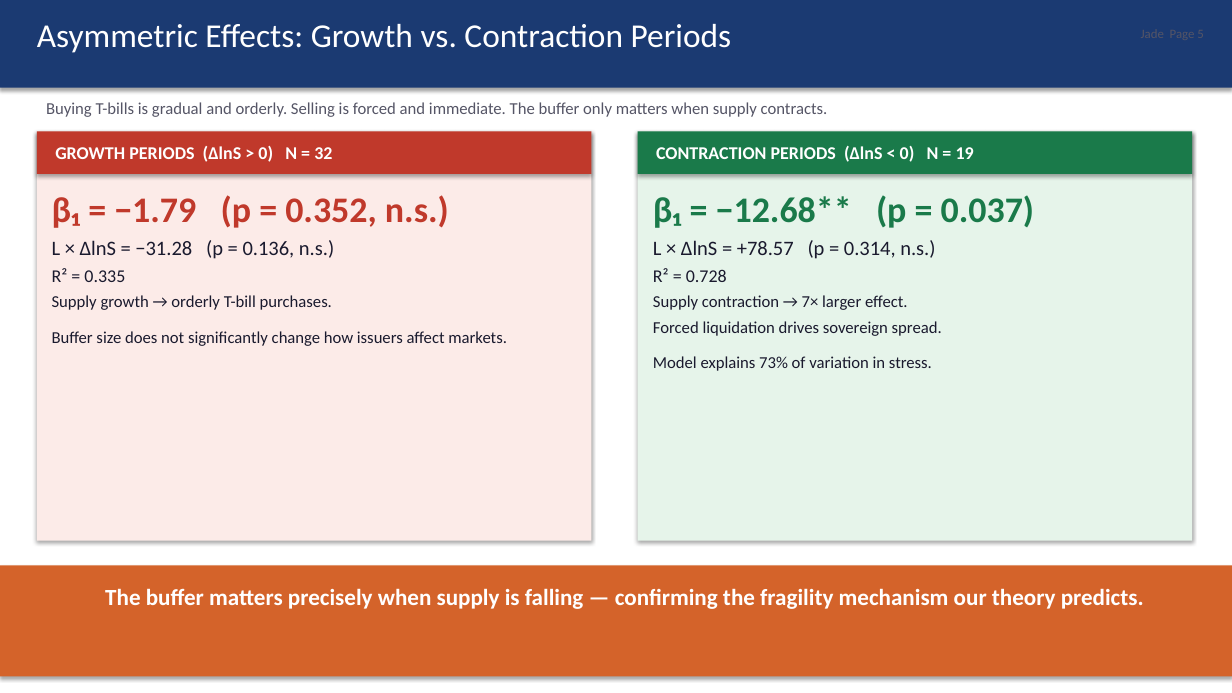
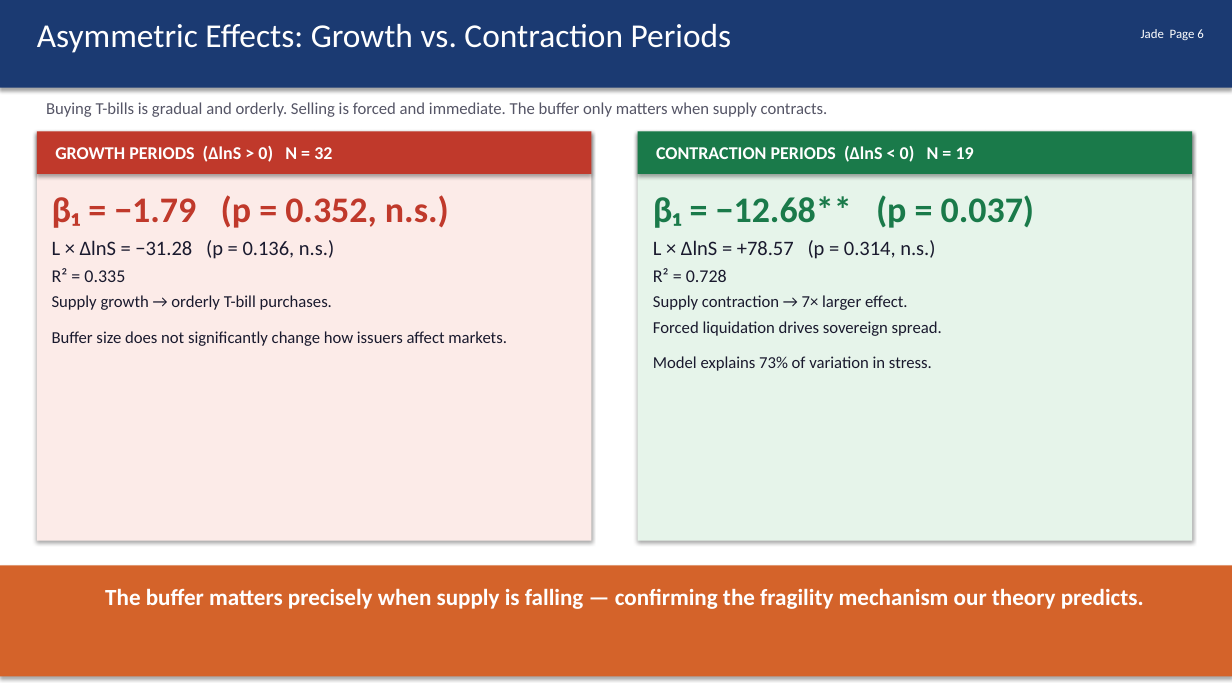
Before and after one commit to kimmireu0921/Stablecoins-and-the-Exorbitant-Privilege, a slide deck: slide 6 of presentations/0519_Stablecoin_Exorbitant_Privilege.pptx. Drawn at 1232x693 pixels with LibreOffice and Linux fonts; fonts in the diff are those of the drawing. Boxes give left, top, right and bottom in pixels: in the first picture for what was removed or moved away, otherwise in the second. Text is boxed around its words. In the diff, an @@ line names an element or a change of style, - is before the commit and + after.

```diff
--- a/presentations/0519_Stablecoin_Exorbitant_Privilege.pptx
+++ b/presentations/0519_Stablecoin_Exorbitant_Privilege.pptx
@@ text added at (x1=1141, y1=29, x2=1203, y2=40), 10 pt, text #FFFFFF @@
+Jade Page 6
```
Also in this commit, not shown: 8 other slides changed.
